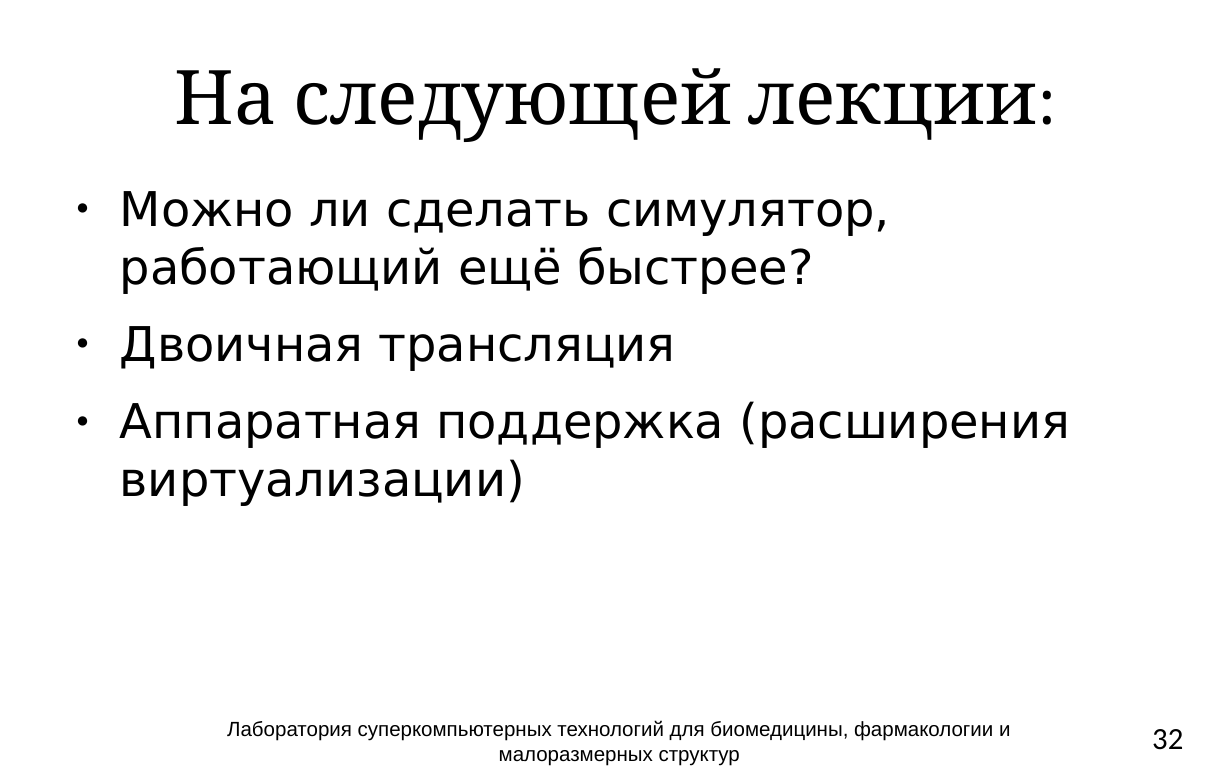
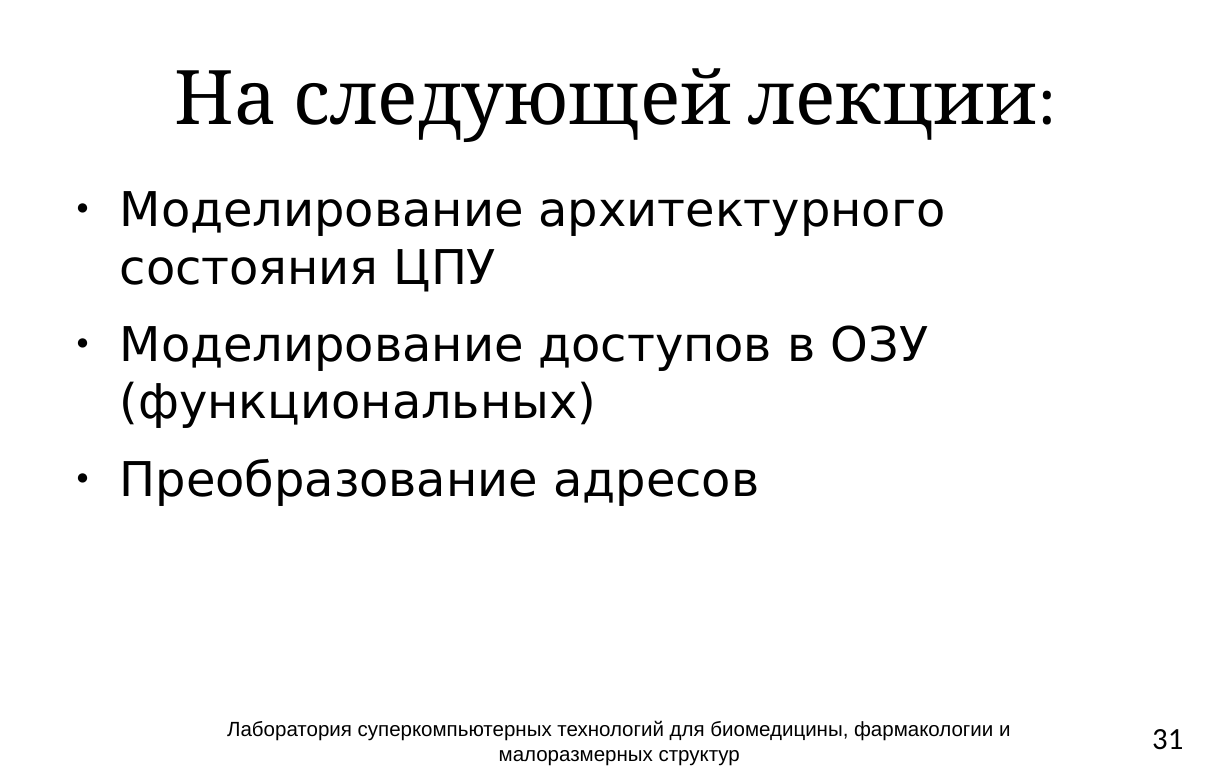
Before and after one commit to atakua/simlectures-archive, a slide deck: slide 31 of lecture03-cpu-interpretation/lecture03-cpu-interpretation.pptx (slide 32 before the commit). Drawn at 1232x766 pixels with LibreOffice and Linux fonts; fonts in the diff are those of the drawing; background and template pictures are left out. Boxes give left, top, right and bottom in pixels: in the first picture for what was removed or moved away, otherwise in the second. Text is boxed around its words. In the diff, an @@ line names an element or a change of style, - is before the commit and + after.

```diff
--- a/lecture03-cpu-interpretation/lecture03-cpu-interpretation.pptx
+++ b/lecture03-cpu-interpretation/lecture03-cpu-interpretation.pptx
@@ text at (120, 191, 946, 506): text changed @@
-● Можно ли сделать симулятор, работающий ещё быстрее?
-● Двоичная трансляция
-● Аппаратная поддержка (расширения виртуализации)
+● Моделирование архитектурного состояния ЦПУ
+● Моделирование доступов в ОЗУ (функциональных)
+● Преобразование адресов
@@ page number at (1152, 729, 1183, 750): text changed @@
-32
+31
```
Also in this commit, not shown: 12 other slides changed, 3 slides added, 4 slides removed.
